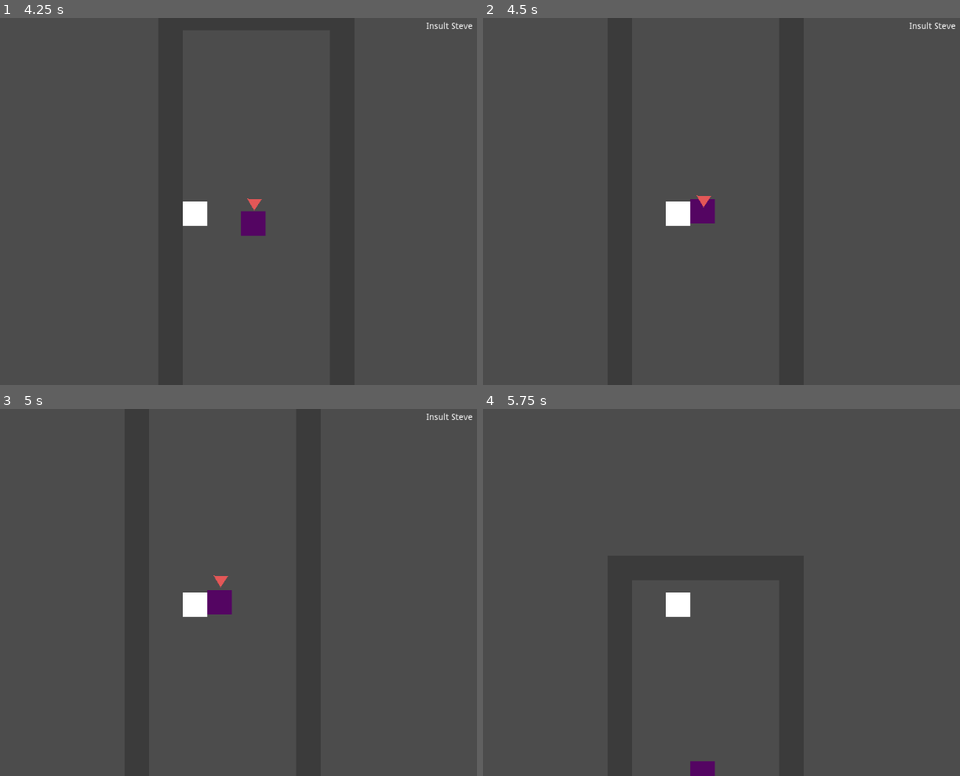
Above: before the commit, frames 1-4 (two rows, left to right).
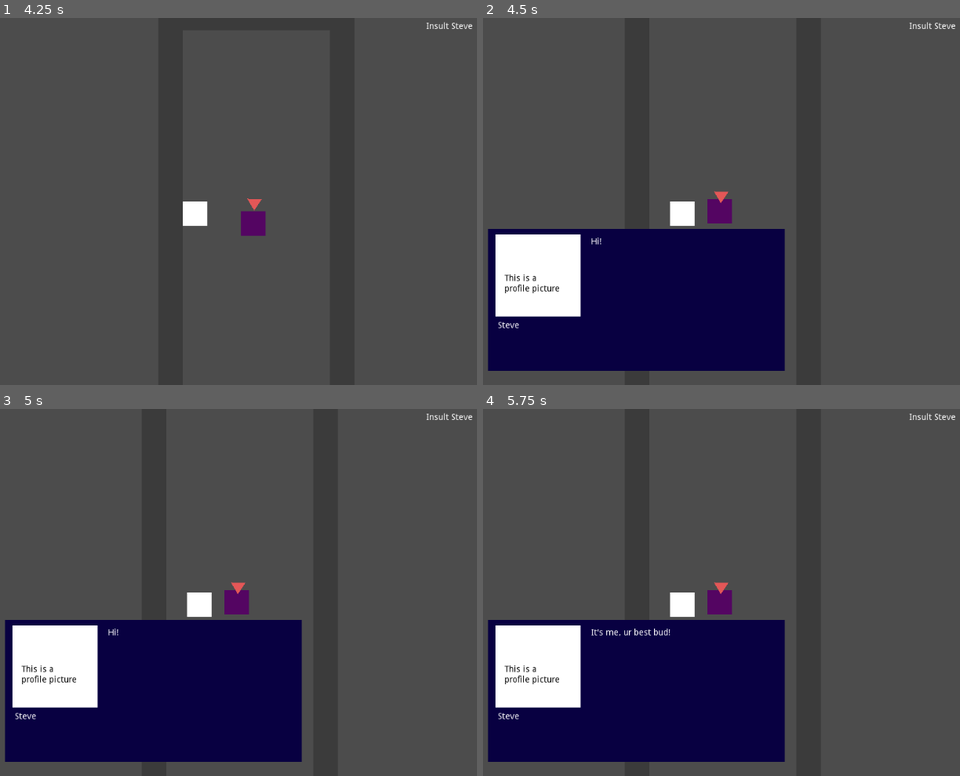
Above: after the commit, the same moments.

Repository: johnfn/ld49
Game: Godot game, scene res://Main.tscn
The game is run twice, just before and just after one commit, with the same random seed, the same clock (stepped at 60 frames per second) and the same inputs.
Inputs:
- Up to frame 1 (4.25 s): tap Enter at 0.5, 2, 3.5 s; hold Up (ui_up) 0.53-2.03 s; tap Z (action, bound only after the commit) every 0.75 s from 0.6 to 3.6 s; tap Space at 1.25, 2.75 s; hold Left (ui_left) 2.03-3.53 s; hold Down (ui_down) from 3.53 s (still down)
- Up to frame 2 (4.5 s): release Down (ui_down) at 4.28 s; hold Right (ui_right) from 4.28 s (still down); tap Z (action, bound only after the commit) at 4.35 s
- Up to frame 3 (5 s): keep holding Right (ui_right)
- Up to frame 4 (5.75 s): tap Space at 5 s; release Right (ui_right) at 5.03 s; hold Up (ui_up) from 5.03 s (still down); tap Z (action, bound only after the commit) at 5.1 s

Frame 1 is identical in both runs. In frame 2, 25% of the frame differs, in the area x 0-64%, y 47-97%; in frame 3, 25%; in frame 4, 25%, in the area x 0-100%, y 1-100%.
Error after the commit: Invalid get index '0' (on base: 'Array'). (res://Player.gd:25)

Commit message:
add npc dialog stuff

Diff:
--- /dev/null
+++ b/Dialog.gd
@@ -0,0 +1,34 @@
+extends ColorRect
+class_name Dialog
+
+onready var speaker_name = $SpeakerName
+onready var dialog_text = $DialogText
+
+var tick = 0
+var next_dialogs = ["Hello there"]
+
+func _ready():
+  visible = false
+
+func process_dialog():
+  dialog_text.visible_characters += 1
+
+  if dialog_text.percent_visible >= 1:
+    if Input.is_action_just_pressed("action"):
+      if next_dialogs.size() == 0:
+        visible = false
+        get_tree().paused = false
+      else:
+        dialog_text.text = next_dialogs.pop_front()
+        dialog_text.visible_characters = 0
+
+func start(dialogs: Array):
+  visible = true
+  tick = 0
+  next_dialogs = [] + dialogs # copy dialog array
+  dialog_text.text = next_dialogs.pop_front()
+  dialog_text.visible_characters = 0
+
+func _process(delta):
+  if G.pause_mode == G.PauseMode.Dialog:
+    process_dialog()
--- /dev/null
+++ b/Dialog.tscn
@@ -0,0 +1,55 @@
+[gd_scene load_steps=2 format=2]
+
+[ext_resource path="res://Dialog.gd" type="Script" id=1]
+
+[node name="Dialog" type="ColorRect"]
+margin_left = 222.139
+margin_top = 345.226
+margin_right = 706.139
+margin_bottom = 577.226
+color = Color( 0.0352941, 0.00392157, 0.258824, 1 )
+script = ExtResource( 1 )
+__meta__ = {
+"_edit_use_anchors_": false
+}
+
+[node name="ColorRect" type="ColorRect" parent="."]
+margin_left = 12.0
+margin_top = 9.0
+margin_right = 151.0
+margin_bottom = 143.0
+__meta__ = {
+"_edit_use_anchors_": false
+}
+
+[node name="SpeakerName" type="Label" parent="."]
+margin_left = 15.735
+margin_top = 150.957
+margin_right = 55.735
+margin_bottom = 164.957
+text = "Steve"
+__meta__ = {
+"_edit_use_anchors_": false
+}
+
+[node name="Pointless" type="Label" parent="."]
+margin_left = 27.0445
+margin_top = 74.2493
+margin_right = 67.0445
+margin_bottom = 88.2493
+custom_colors/font_color = Color( 0, 0, 0, 1 )
+text = "This is a
+profile picture"
+__meta__ = {
+"_edit_use_anchors_": false
+}
+
+[node name="DialogText" type="Label" parent="."]
+margin_left = 168.0
+margin_top = 14.0
+margin_right = 446.0
+margin_bottom = 143.0
+text = "BLAH BLAH BLAH BLAH BLAH UR SO STUPID"
+__meta__ = {
+"_edit_use_anchors_": false
+}
--- a/Globals.gd
+++ b/Globals.gd
@@ -1,5 +1,12 @@
 extends Node2D
 
-onready var player = $"/root/Player"
-onready var hud = $"/root/Hud"
+enum PauseMode {
+  None = 0,
+  Dialog = 1
+}
+
+onready var player = $"/root/Main/Player"
+onready var hud = $"/root/Main/Hud"
+onready var dialog: Dialog = $"/root/Main/Hud/Dialog"
 var interactables: Array = []
+var mode = PauseMode.None
--- a/Hud.tscn
+++ b/Hud.tscn
@@ -1,6 +1,7 @@
-[gd_scene load_steps=2 format=2]
+[gd_scene load_steps=3 format=2]
 
 [ext_resource path="res://Hud.gd" type="Script" id=1]
+[ext_resource path="res://Dialog.tscn" type="PackedScene" id=2]
 
 [node name="Hud" type="CanvasLayer"]
 script = ExtResource( 1 )
@@ -14,3 +15,6 @@
 __meta__ = {
 "_edit_use_anchors_": false
 }
+
+[node name="Dialog" parent="." instance=ExtResource( 2 )]
+pause_mode = 2
--- a/Main.tscn
+++ b/Main.tscn
@@ -19,5 +19,6 @@
 
 [node name="Npc" parent="." instance=ExtResource( 4 )]
 position = Vector2( 134.946, 336.519 )
+dialogs = [ "Hi!", "It's me, ur best bud!", "Steve!" ]
 
 [node name="Hud" parent="." instance=ExtResource( 5 )]
--- a/Npc.gd
+++ b/Npc.gd
@@ -1,6 +1,12 @@
 extends StaticBody2D
 
+export(Array, String) var dialogs = []
 var interaction_name = "Steve"
 
 func _ready():
   pass
+
+func interact():
+  get_tree().paused = true
+  G.pause_mode = G.PauseMode.Dialog
+  G.dialog.start(dialogs)
--- a/Player.gd
+++ b/Player.gd
@@ -5,7 +5,7 @@
 func _ready():
   pass
 
-func _process(delta):
+func move():
   var dx = 0
   var dy = 0
 
@@ -18,3 +18,14 @@
   var d = Vector2(dx, dy) * speed
 
   move_and_slide(d)
+
+func check_for_interactions():
+  if Input.is_action_just_pressed("action"):
+    var interactables = G.interactables
+    var first = interactables[0]
+
+    first.interact()
+
+func _process(delta):
+  move()
+  check_for_interactions()
--- a/project.godot
+++ b/project.godot
@@ -7,6 +7,16 @@
 ;   param=value ; assign values to parameters
 
 config_version=4
+
+_global_script_classes=[ {
+"base": "ColorRect",
+"class": "Dialog",
+"language": "GDScript",
+"path": "res://Dialog.gd"
+} ]
+_global_script_class_icons={
+"Dialog": ""
+}
 
 [application]
 
@@ -48,6 +58,11 @@
 , Object(InputEventKey,"resource_local_to_scene":false,"resource_name":"","device":0,"alt":false,"shift":false,"control":false,"meta":false,"command":false,"pressed":false,"scancode":83,"unicode":0,"echo":false,"script":null)
  ]
 }
+action={
+"deadzone": 0.5,
+"events": [ Object(InputEventKey,"resource_local_to_scene":false,"resource_name":"","device":0,"alt":false,"shift":false,"control":false,"meta":false,"command":false,"pressed":false,"scancode":90,"unicode":0,"echo":false,"script":null)
+ ]
+}
 
 [physics]
 
